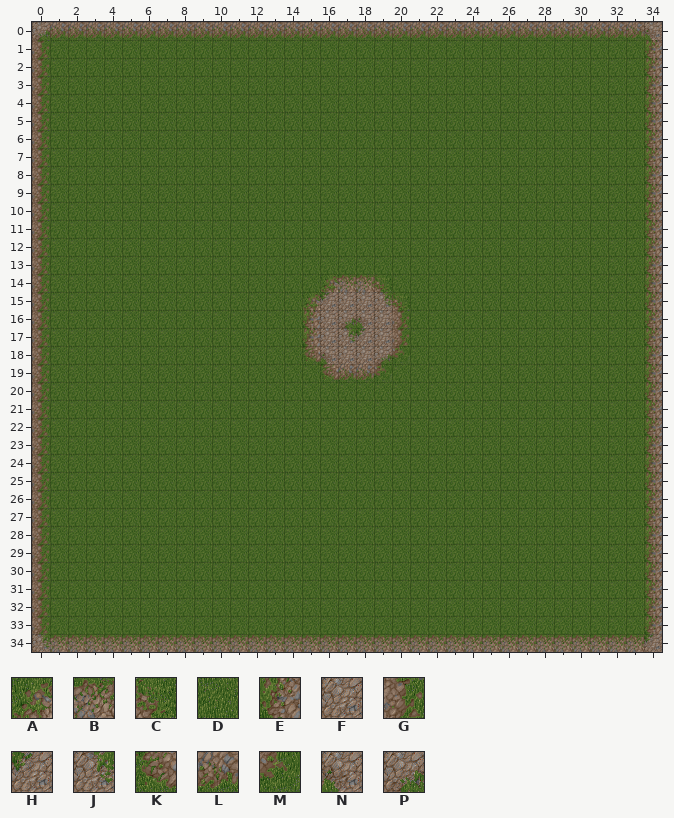
Tiled map: PvT/Assets/config/maps/level1.tmx. Above is the file before it was changed.
Cells are 40x40 px. Shown: x 0..34, y 0..34.
Key: from "tiled": A 0, B 1, C 2, D 3, E 4, F 5, G 6, H 7, J 8, K 9, L 10, M 11, N 12, P 13.
_ is an empty cell.
Layer "ground" before, first column x 0:
 0 PLLLLLLLLLLLLLLLLLLLLLLLLLLLLLLLLLN
 1 GDDDDDDDDDDDDDDDDDDDDDDDDDDDDDDDDDE
 2 GDDDDDDDDDDDDDDDDDDDDDDDDDDDDDDDDDE
 3 GDDDDDDDDDDDDDDDDDDDDDDDDDDDDDDDDDE
 4 GDDDDDDDDDDDDDDDDDDDDDDDDDDDDDDDDDE
 5 GDDDDDDDDDDDDDDDDDDDDDDDDDDDDDDDDDE
 6 GDDDDDDDDDDDDDDDDDDDDDDDDDDDDDDDDDE
 7 GDDDDDDDDDDDDDDDDDDDDDDDDDDDDDDDDDE
 8 GDDDDDDDDDDDDDDDDDDDDDDDDDDDDDDDDDE
 9 GDDDDDDDDDDDDDDDDDDDDDDDDDDDDDDDDDE
10 GDDDDDDDDDDDDDDDDDDDDDDDDDDDDDDDDDE
11 GDDDDDDDDDDDDDDDDDDDDDDDDDDDDDDDDDE
12 GDDDDDDDDDDDDDDDDDDDDDDDDDDDDDDDDDE
13 GDDDDDDDDDDDDDDDDDDDDDDDDDDDDDDDDDE
14 GDDDDDDDDDDDDDDDABBCDDDDDDDDDDDDDDE
15 GDDDDDDDDDDDDDDAHFFJCDDDDDDDDDDDDDE
16 GDDDDDDDDDDDDDDEFPNFGDDDDDDDDDDDDDE
17 GDDDDDDDDDDDDDDEFJHFGDDDDDDDDDDDDDE
18 GDDDDDDDDDDDDDDKNFFPMDDDDDDDDDDDDDE
19 GDDDDDDDDDDDDDDDKLLMDDDDDDDDDDDDDDE
20 GDDDDDDDDDDDDDDDDDDDDDDDDDDDDDDDDDE
21 GDDDDDDDDDDDDDDDDDDDDDDDDDDDDDDDDDE
22 GDDDDDDDDDDDDDDDDDDDDDDDDDDDDDDDDDE
23 GDDDDDDDDDDDDDDDDDDDDDDDDDDDDDDDDDE
24 GDDDDDDDDDDDDDDDDDDDDDDDDDDDDDDDDDE
25 GDDDDDDDDDDDDDDDDDDDDDDDDDDDDDDDDDE
26 GDDDDDDDDDDDDDDDDDDDDDDDDDDDDDDDDDE
27 GDDDDDDDDDDDDDDDDDDDDDDDDDDDDDDDDDE
28 GDDDDDDDDDDDDDDDDDDDDDDDDDDDDDDDDDE
29 GDDDDDDDDDDDDDDDDDDDDDDDDDDDDDDDDDE
30 GDDDDDDDDDDDDDDDDDDDDDDDDDDDDDDDDDE
31 GDDDDDDDDDDDDDDDDDDDDDDDDDDDDDDDDDE
32 GDDDDDDDDDDDDDDDDDDDDDDDDDDDDDDDDDE
33 GDDDDDDDDDDDDDDDDDDDDDDDDDDDDDDDDDE
34 JBBBBBBBBBBBBBBBBBBBBBBBBBBBBBBBBBH
After:
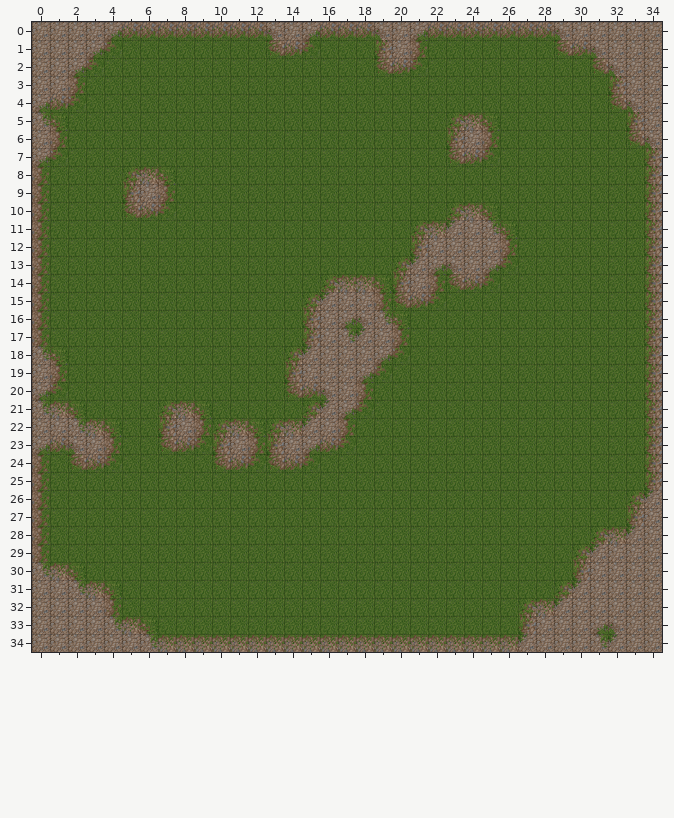
The exact change:
Changed rows in their new state; . is an unchanged cell.
Layer "ground":
first column x 0:
 0 FFFFP........NFP...NFP.......NFFFFF
 1 FFFPM........KLM...EFG.......KLNFFF
 2 FFPM...............KLM.........KNFF
 3 FFG.............................EFF
 4 PLM.............................KNF
 5 JC.....................ABC.......EF
 6 FG.....................EFG.......KN
 7 PM.....................KLM.........
 8 .....ABC...........................
 9 .....EFG...........................
10 .....KLM...............ABC.........
11 .....................ABHFJC........
12 .....................EFFFFG........
13 ....................AHPNFPM........
14 ....................EFGKLM.........
15 ...................GKLM............
16 ...................JC..............
18 JC............AHF..................
19 FG............EFFFP................
20 PM............KLNFG................
21 JBC....ABC.....AHPM................
22 FFJBC..EFGABCABHFG.................
23 PLNFG..KLMEFGEFPLM.................
24 ..KLM.....KLMKLM...................
26 .................................AH
27 .................................EF
28 ...............................ABHF
29 ..............................AHFFF
30 JBC...........................EFFFF
31 FFJBC........................AHFFFF
32 FFFFG......................ABHFFFFF
33 FFFFJBC....................EFFFPNFF
34 FFFFFFJ....................HFFFJHFF
